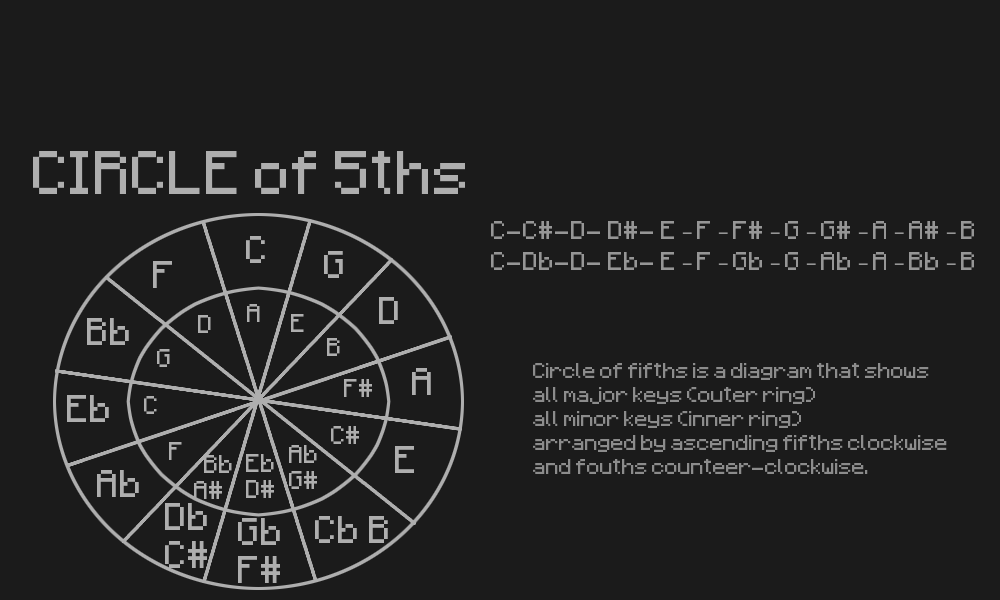
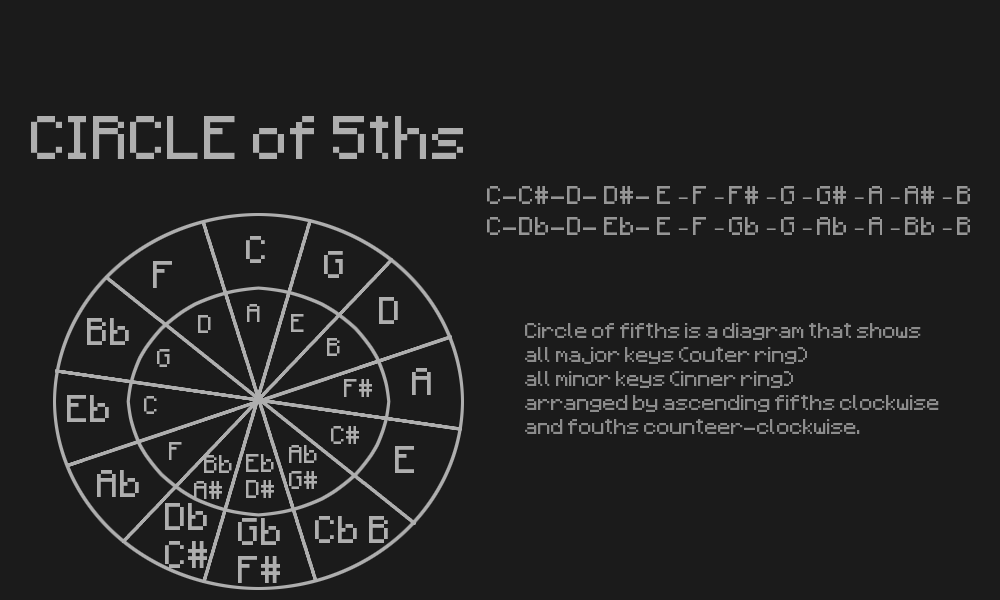
Layered file, before and after one edit (1000 × 600). Changes by layer:
painted on "CIRCLE of 5ths" over (31, 116, 465, 194)
painted on "Circle of fifths is a diagram ..." over (525, 323, 947, 474)
painted on "C-C#-D- D#- E – F – F# – G – G..." over (487, 186, 974, 270)
